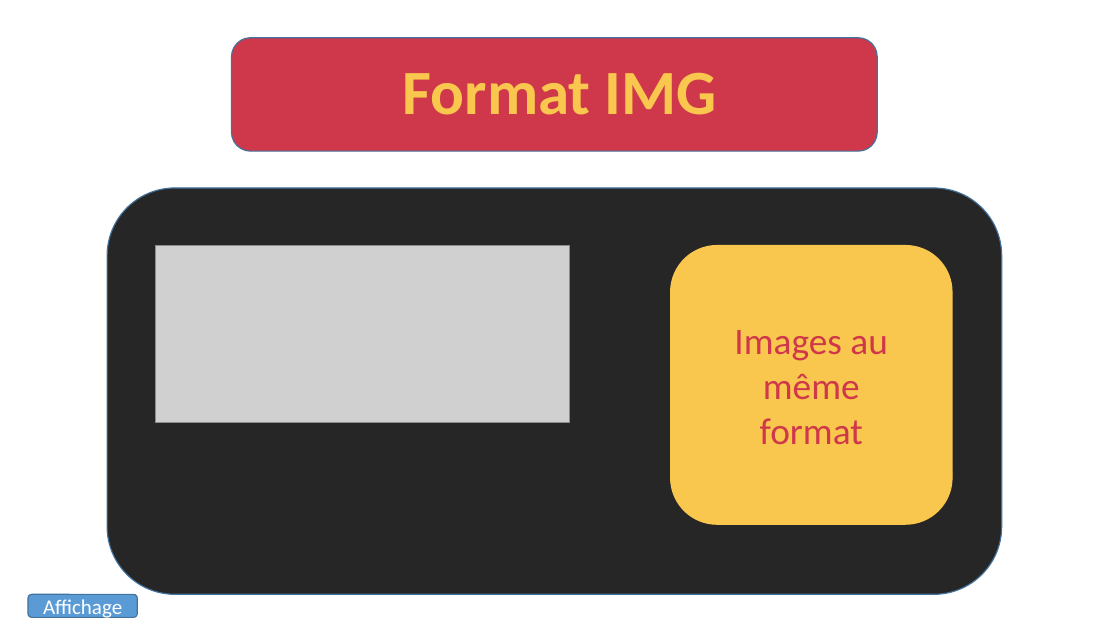
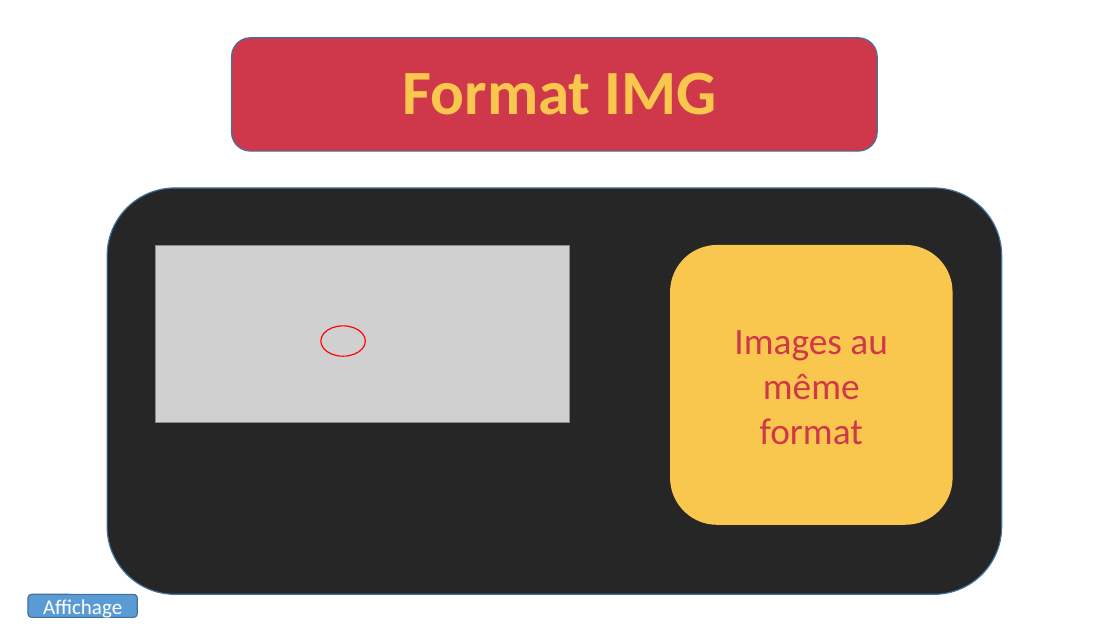
Before and after one commit to devfredgithub/CHOUETTEAGENCE, a slide deck: slide 10 of CHOUETTE AGENCE.pptx (slide 9 before the commit). Drawn at 1120x630 pixels with LibreOffice and Linux fonts; fonts in the diff are those of the drawing; grey boxes stand for pictures. Boxes give left, top, right and bottom in pixels: in the first picture for what was removed or moved away, otherwise in the second. Text is boxed around its words. In the diff, an @@ line names an element or a change of style, - is before the commit and + after.

```diff
--- a/CHOUETTE AGENCE.pptx
+++ b/CHOUETTE AGENCE.pptx
@@ ellipse added at <box>321,326,365,356</box>, outline #FF0000 1 pt @@
```
Also in this commit, not shown: 2 other slides changed, 1 slide removed, 3 other files.
